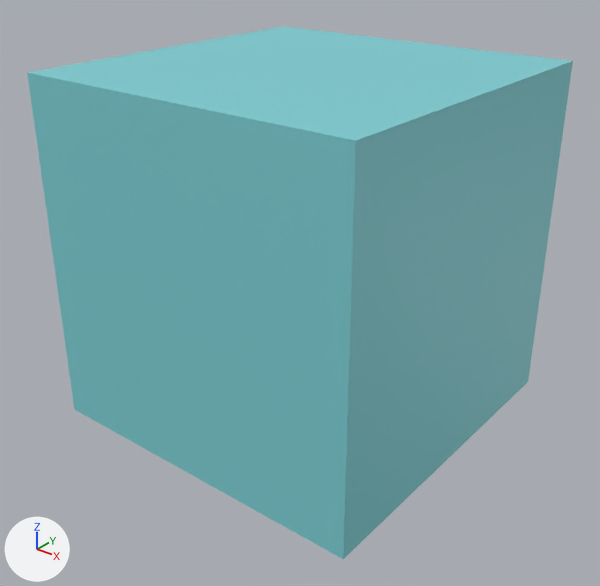
Renders of the glTF model public/assets/spatail-library/physics/weight_block.glb from each side of a commit.
Camera for both pictures: a camera (50 mm lens) standing at (0.1078, -0.1377, 0.1128) and looking at (0.0015, -0.0048, 0.0304). Arrows for +X, +Y and +Z are at lower left; the lights stay in place. The picture after the commit comes second. Vertices at exactly the same position are counted once.
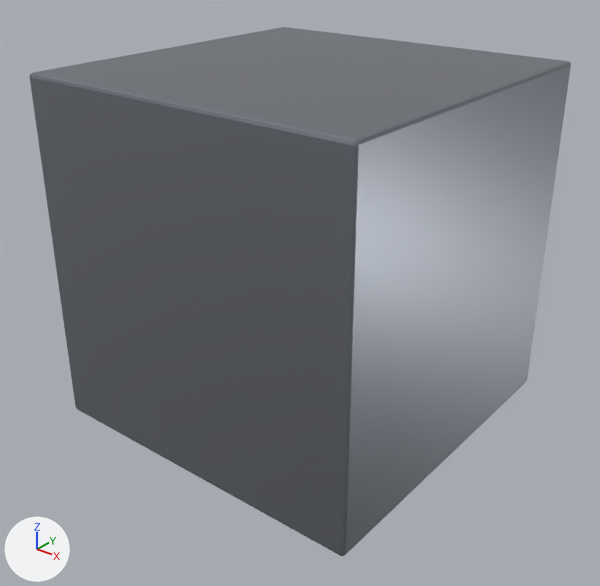
What differs and where, as boxes [x1, y1, x2, y2] in the pictures (600 x 586 px):
'Cube', reshaped, rescaled, recoloured (cyan to grey)
    before: [27, 26, 573, 559]
    after: [29, 27, 571, 556]

What changed in the scene script:
```text
Add mat_weight:
    mat_weight = principled_material('weight')
    mat_weight.base_color = (0.28, 0.3, 0.34)  # grey #90959e
    mat_weight.metallic = 0.85
    mat_weight.roughness = 0.4
Change me_cube:
    used by ob_cube; location = (0.0, 0.0, 0.04); scale = (0.08, 0.08, 0.08)
    remove me_cube.from_pydata(...)  # 8 vertices, 12 faces; spans x -0.5..0.5, y -0.5..0.5, z -0.5..0.5
    remove me_cube.materials.append(mat_spatail_weight_block)  # cyan #7cced4
    add me_cube.from_pydata(...)  # 56 vertices, 108 faces; spans x -0.04..0.04, y -0.04..0.04, z -0.04..0.04
    me_cube part 1: the whole mesh is rebuilt
    add me_cube.materials.append(mat_weight)  # grey #90959e
Change ob_cube:
    ob_cube.scale: (0.08, 0.08, 0.08) -> (1.0, 1.0, 1.0)
```
